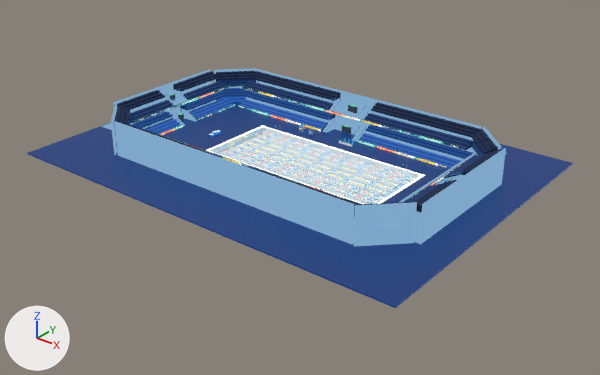
The glTF model assets/race/pool/LowPolyPool.glb, before and after one commit.
Both versions are drawn from a 50 mm lens placed at (139.5, -147.8, 84.0), pointed at (24.3, -3.8, -5.3). The lights are fixed; the arrows at lower left show +X, +Y and +Z. The picture after the commit comes second. Where no turn or scale is listed for an object, it has been applied to the vertices.

The first picture shows 'BleacherAccess_Architecture_Merged', 'BleacherBatch_T1_N', 'BleacherBatch_T2_N', 'BleacherBatch_T3_N', 'BleacherBatch_T4_N', 'BleacherBatch_T4_W', 'CornerStands_Merged', 'OlympicPanels_Merged', 'PoolWaterSurface', 'StandStructure_Merged', 'Venue_Rectangular_Ground', 'lane_float_rope_batch' and 9 more.
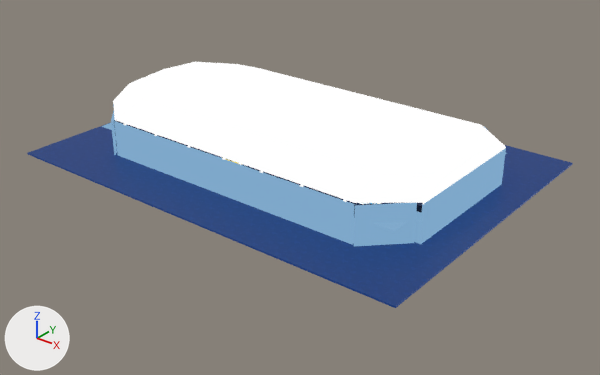
Location of each change, [x1, y1, x2, y2] in pixels of the pictures (600 x 375 px):
```json
{"object": "ceiling_lighting_rig", "change": "added", "after": [113, 62, 506, 204]}
{"object": "PoolWaterSurface", "change": "unchanged, covered by the edit", "before": [210, 127, 421, 204], "after": [363, 203, 377, 204]}
{"object": "BleacherBatch_T4_N", "change": "unchanged, covered by the edit", "before": [252, 71, 479, 137]}
{"object": "OlympicPanels_Merged", "change": "unchanged, covered by the edit", "before": [129, 84, 479, 214], "after": [226, 159, 360, 214]}
{"object": "BleacherBatch_T3_N", "change": "unchanged, covered by the edit", "before": [243, 81, 473, 150]}
```

Edits to the scene script, one JSON object a line:
```json
{"op": "add", "block": "mat_ceilingarchitecturalvertexcolor", "code": ["mat_ceilingarchitecturalvertexcolor = bpy.data.materials.new('CeilingArchitecturalVertexColor')", "# nodes: BsdfPrincipled, Mix, OutputMaterial, VertexColor", "# colours: black #000000, mixed with the vertex colours"]}
{"op": "add", "block": "me_ceiling_lighting_rig_mesh", "code": ["me_ceiling_lighting_rig_mesh = bpy.data.meshes.new('ceiling_lighting_rig_Mesh')", "me_ceiling_lighting_rig_mesh.from_pydata(...)  # 1472 vertices, 2310 faces; spans x -26.6..66.9, y -26.8..26.8, z 9.3..13.8", "me_ceiling_lighting_rig_mesh.materials.append(mat_ceilingarchitecturalvertexcolor)"]}
{"op": "add", "block": "ob_ceiling_lighting_rig", "code": ["ob_ceiling_lighting_rig = bpy.data.objects.new('ceiling_lighting_rig', me_ceiling_lighting_rig_mesh)", "ob_ceiling_lighting_rig.location = (0.0, 0.0, 0.0)"]}
```
